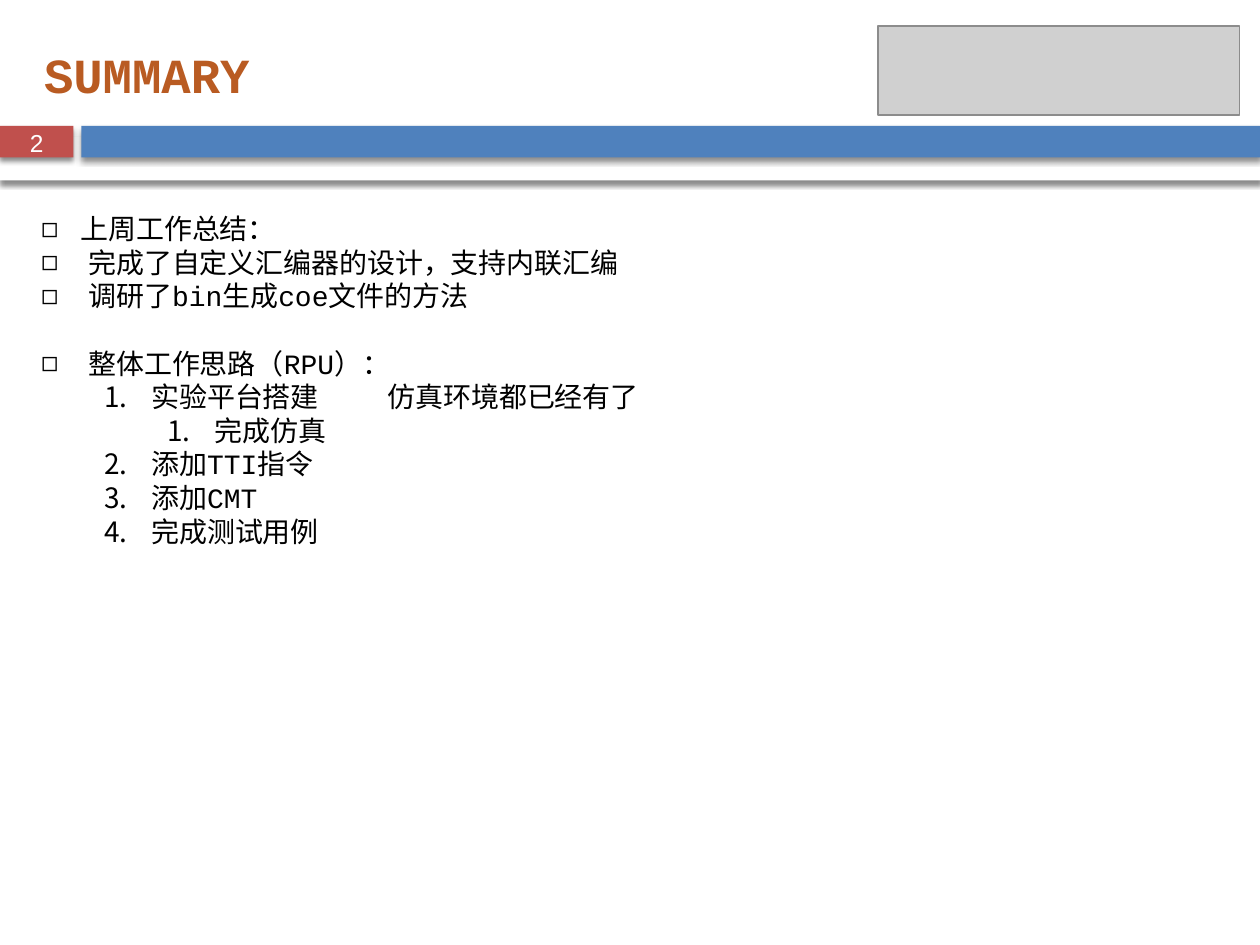
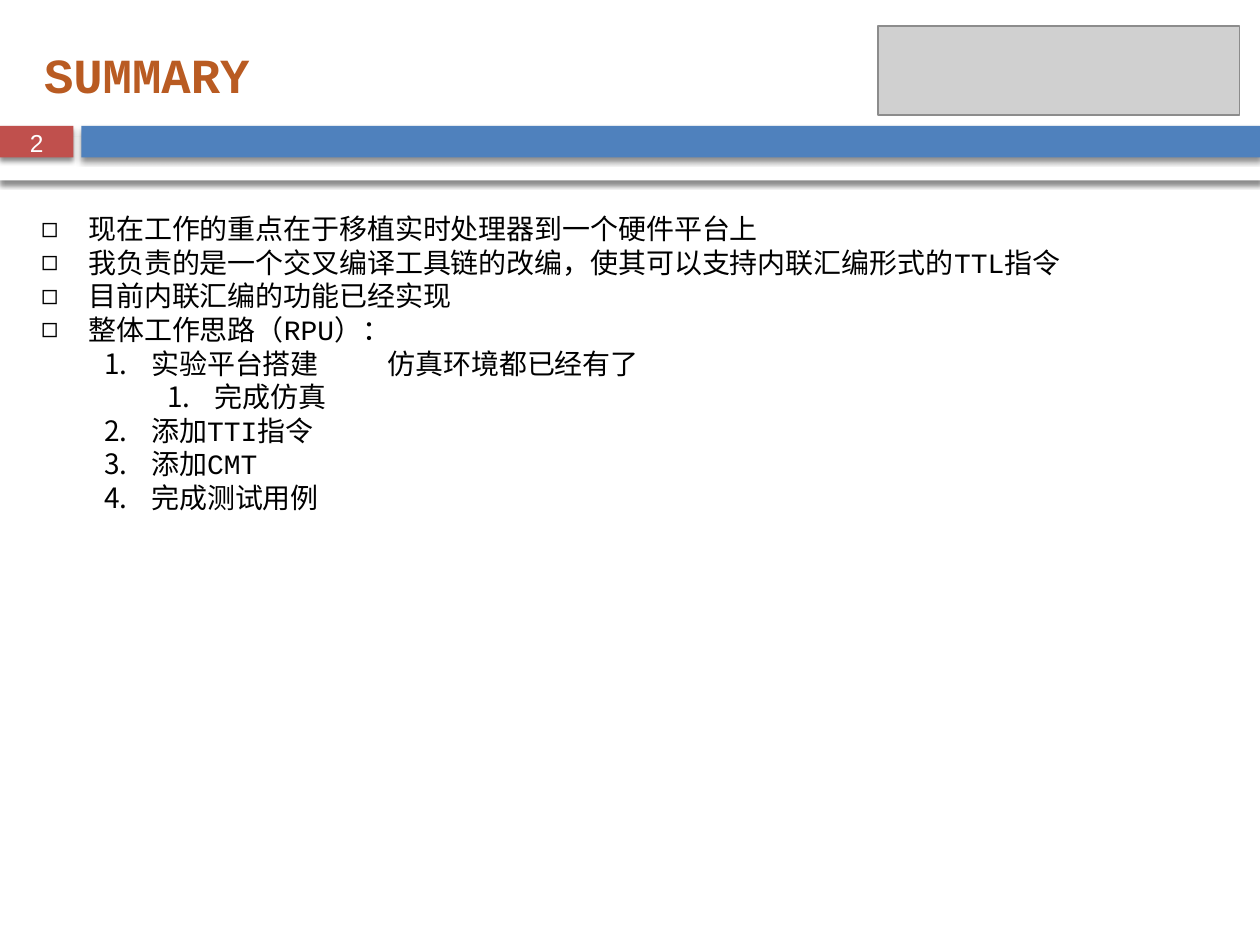
Before and after one commit to Gaoustcer/note, a slide deck: slide 2 of 组会报告.pptx. Drawn at 1260x945 pixels with LibreOffice and Linux fonts; fonts in the diff are those of the drawing; grey boxes stand for pictures; background and template pictures are left out. Boxes give left, top, right and bottom in pixels: in the first picture for what was removed or moved away, otherwise in the second. Text is boxed around its words. In the diff, an @@ line names an element or a change of style, - is before the commit and + after.

```diff
--- a/组会报告.pptx
+++ b/组会报告.pptx
@@ text at <box>88,215,1060,309</box>: text changed @@
-◻ 上周工作总结：
-◻ 完成了自定义汇编器的设计，支持内联汇编
-◻ 调研了bin生成coe文件的方法
+◻ 现在工作的重点在于移植实时处理器到一个硬件平台上
+◻ 我负责的是一个交叉编译工具链的改编，使其可以支持内联汇编形式的TTL指令
+◻ 目前内联汇编的功能已经实现
```
Also in this commit, not shown: 6 other slides changed, 25 other files.
